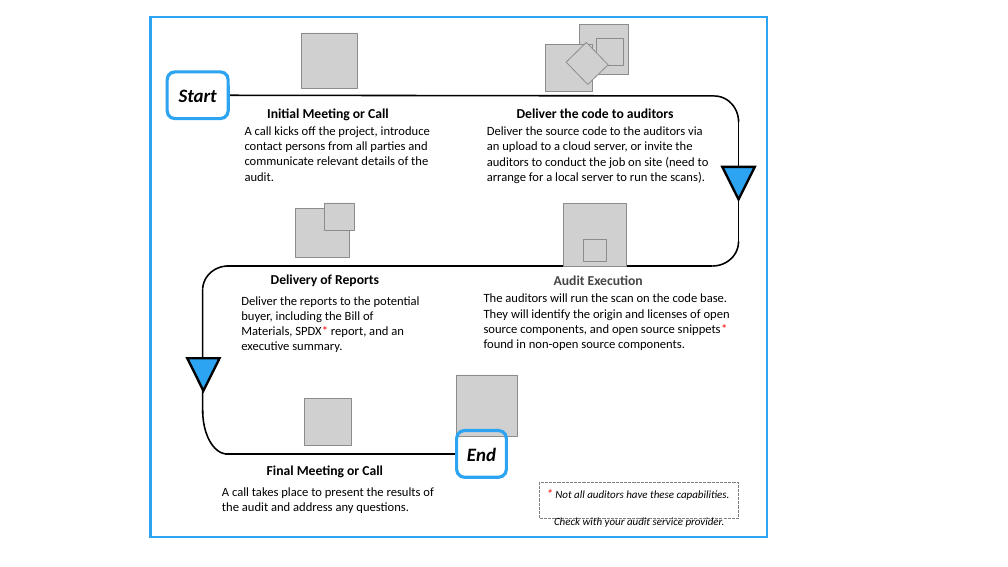
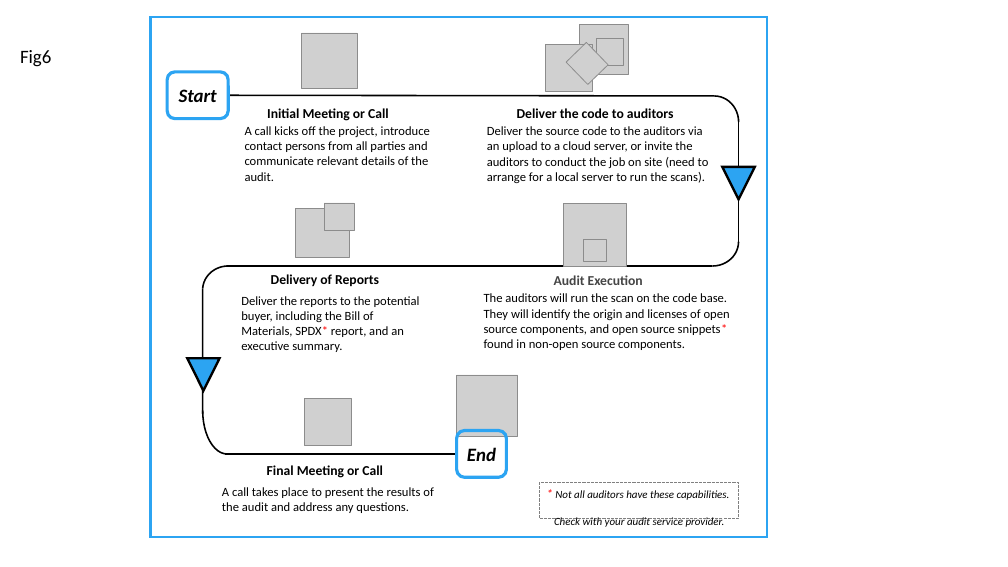
Before and after one commit to maabou512/Trans-Misc, a slide deck: slide 8 of Figures_M&A_paper_JP.pptx. Drawn at 1008x567 pixels with LibreOffice and Linux fonts; fonts in the diff are those of the drawing; grey boxes stand for pictures. Boxes give left, top, right and bottom in pixels: in the first picture for what was removed or moved away, otherwise in the second. Text is boxed around its words. In the diff, an @@ line names an element or a change of style, - is before the commit and + after.

```diff
--- a/Figures_M&A_paper_JP.pptx
+++ b/Figures_M&A_paper_JP.pptx
@@ text added at (x1=20, y1=50, x2=51, y2=67), 18 pt, text #000000 @@
+Fig6
```
Also in this commit, not shown: 2 other slides changed, 2 slides added, 5 other files.
